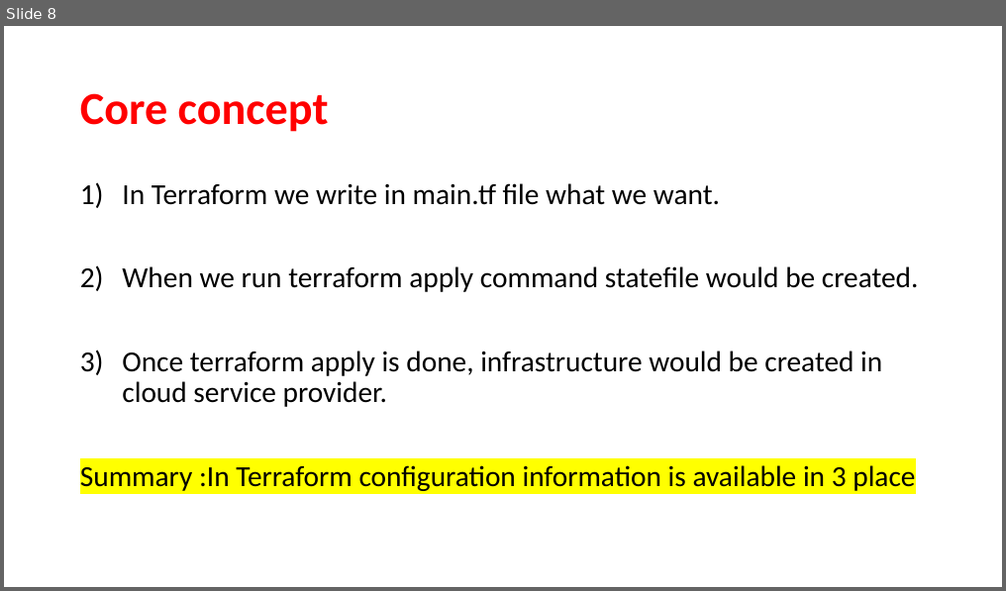
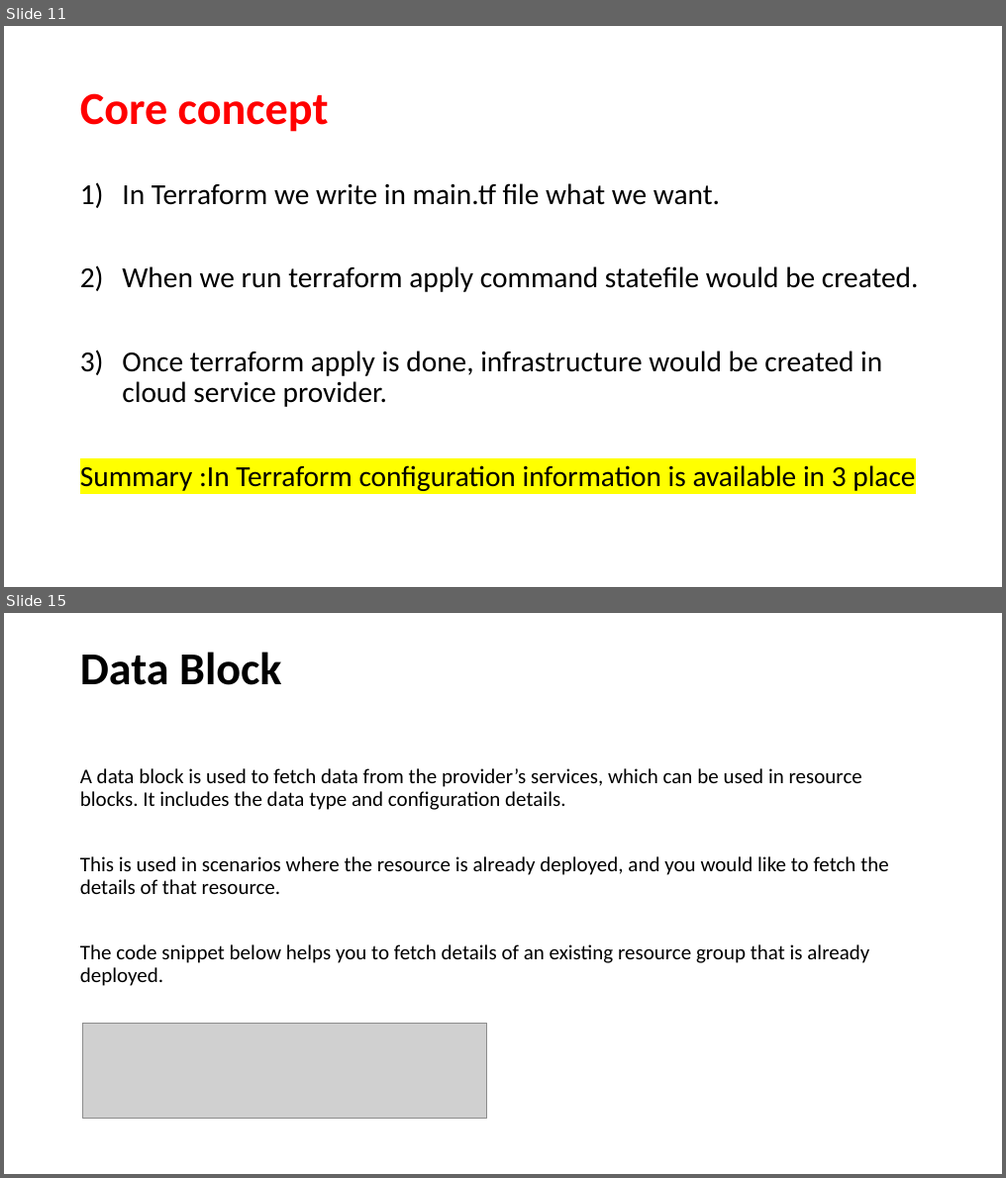
Before and after one commit to JanbaskDevops/Batch1, a slide deck: MyLearnings/Terraform Packer and Golden Image/PPT for Class/Class5- Terraform architecture.pptx. Shown one above the other, each under a label of ours: slide 8 before the commit, slides 11 and 15 after it; the slides between them are not shown. The pictures are 1006x591 and 1006x1178 pixels, drawn with LibreOffice and Linux fonts; fonts in the diff are those of the drawing; grey boxes stand for pictures. Boxes give left, top, right and bottom in pixels: in the first picture for what was removed or moved away, otherwise in the second. Text is boxed around its words. In the diff, an @@ line names an element or a change of style, - is before the commit and + after.

```diff
--- a/MyLearnings/Terraform Packer and Golden Image/PPT for Class/Class5- Terraform architecture.pptx
+++ b/MyLearnings/Terraform Packer and Golden Image/PPT for Class/Class5- Terraform architecture.pptx
@@ slide 15 added at [4, 613, 1002, 1174], background #FFFFFF @@
@@ title added at [80, 652, 281, 685], 44 pt, text #000000, bold @@
+Data Block
@@ text added at [80, 768, 889, 986], 20 pt, text #000000 @@
+A data block is used to fetch data from the provider’s services, which can be used in resource blocks. It includes the data type and configuration details.
+This is used in scenarios where the resource is already deployed, and you would like to fetch the details of that resource.
+The code snippet below helps you to fetch details of an existing resource group that is already deployed.
@@ picture added at [82, 1023, 487, 1118] @@
@@ what was slide 8 is now slide 11 @@
```
Also in this commit, not shown: 6 slides changed, 7 other slides added, 1 slide removed, 20 other files.
